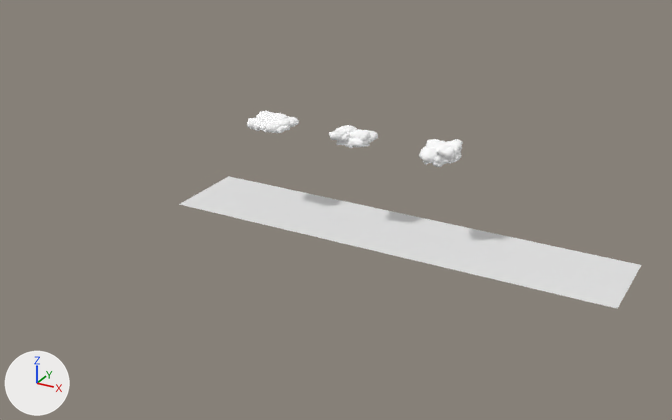
A saved change to the Blender file src/img/Clouds.blend.
The view is the same before and after, from a 50 mm lens placed at (53.4, -82.7, 33.7), pointed at (9.7, -3.1, -6.1). Every picture has the same lights, and +X, +Y and +Z are marked at lower left.

The first picture shows 'Cube.021', 'Plane_ReceiveShadows'.
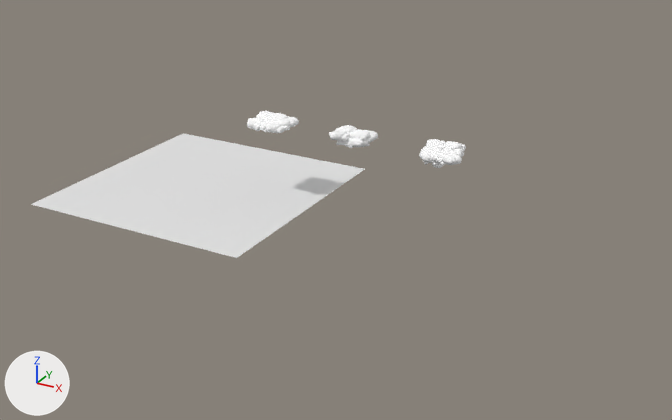
Commit message: add shadows to the clouds

Pixel boxes (x1, y1, x2, y2) of what changed, in the pictures (672 x 420 px):
'Plane_ReceiveShadows', moved, rescaled, modifiers changed (28% narrower)
    before: (179, 176, 641, 309)
    after: (31, 133, 365, 258)
'Cube.021', moved
    before: (436, 139, 463, 159)
    after: (441, 144, 466, 159)
'Cube.024', added
    after: (431, 147, 462, 165)

The edits, one by one:
Object 'Cube.021' (ob_cube_021) moves from (21.23, 0.34, 1.88) to (21.58, 0.34, 1.49).
Object 'Plane_ReceiveShadows' (ob_plane_receiveshadows) loses its ARRAY modifier named 'Array'.
Modifier setting removed (it was count = 5).
Modifier setting removed (it was constant_offset_displace = (0.0, 0.0, 0.0)).
Object 'Plane_ReceiveShadows' (ob_plane_receiveshadows) moves from (-4.94, 0.0, -8.76) to (-8.23, -2.01, -7.2).
Object 'Plane_ReceiveShadows' (ob_plane_receiveshadows) is rescaled from (2.5, 2.5, 1.66) to (6.89, 6.89, 4.57).
Object 'Cube.024' (ob_cube_024) is new; it shows a copy of the mesh of ob_cube_021.
Its location is (20.78, -1.17, 1.49).
Its rotation in degrees is (-7.2, 0.5, 232).
Its scale is (0.658, 0.588, 0.467).
It gains a SUBSURF modifier named 'Subdivision'.
Modifier setting: render_levels = 3.
